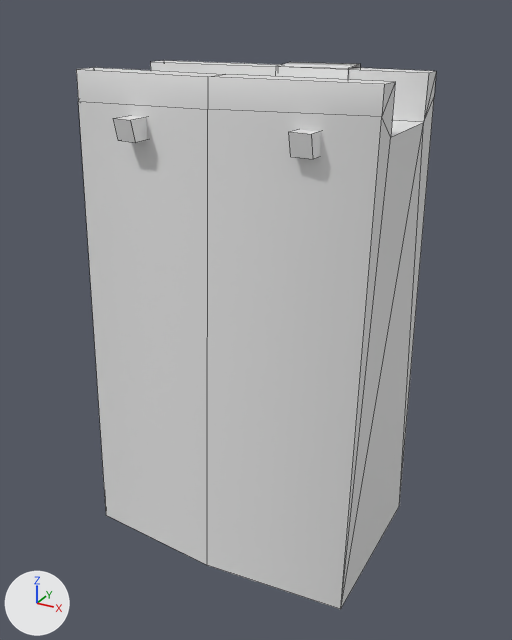
Before and after pictures for a commit that changed the COLLADA model art/meshes/structural/earth_wall_short.dae.
Both versions are drawn from a 50 mm camera at (0.341, -0.614, 0.341) aimed at (0.007, -0.007, 0.038). Lighting does not change. The marker at lower left points along +X, +Y and +Z. Mesh edges are drawn as thin lines. Where no turn or scale is listed for an object, it has been applied to the vertices.
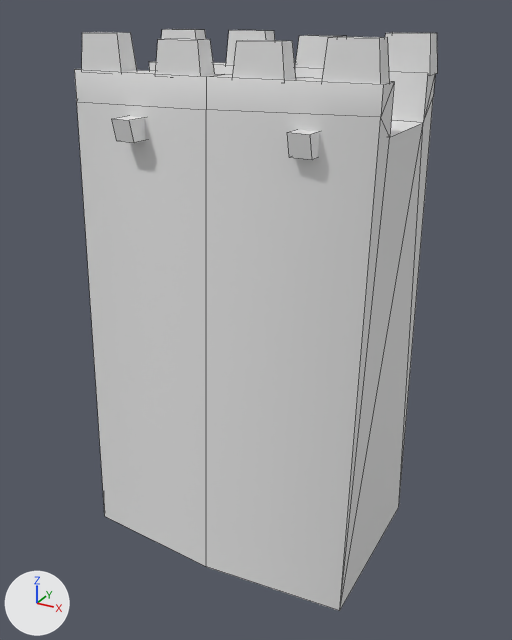
The change, as a diff of the scene's bpy script:
```diff
--- a/art/meshes/structural/earth_wall_short.dae.py
+++ b/art/meshes/structural/earth_wall_short.dae.py
@@ me_cube @@
 # used by ob_cube; location = (0.002, 0.024, 0.037)
-me_cube.from_pydata(...)  # 56 vertices, 50 faces; spans x -0.152..0.152, y -0.132..0.08, z -0.256..0.255
+me_cube.from_pydata(...)  # 120 vertices, 90 faces; spans x -0.152..0.154, y -0.132..0.08, z -0.256..0.284
+# me_cube part 1
+# 4 vertices in x 0.075..0.076, y -0.019..0.059, z 0.125..0.253 move by (-0.058, 0.0, 0.0)
+# 3 vertices in x -0.001..0.0, y -0.005..0.023, z 0.209..0.252 move by (-0.01, 0.0, 0.0)
+# 3 vertices move from x -0.001..0.076, y 0.051..0.063, z 0.09..0.255 to x -0.011..0.018, y 0.053..0.062, z 0.09..0.255
+# 39 vertices are added at x -0.144..0.151, y -0.1..0.052, z 0.25..0.284
+# 8 new vertices lie (0.0, 0.019, 0.0) away from vertices in x -0.141..0.146, y -0.097..0.031, z 0.28..0.284
+# 6 new vertices lie (0.049, 0.0, 0.0) away from vertices in x -0.14..0.101, y -0.099..0.049, z 0.25
+# 6 new vertices lie (0.049, -0.001, 0.0) away from vertices in x -0.144..0.105, y -0.1..0.047, z 0.25
+# 5 new vertices lie (0.0, 0.02, 0.0) away from vertices in x -0.057..0.151, y -0.1..0.028, z 0.28..0.284
+# 40 new faces join them
@@ ob_cube @@
 ob_cube = bpy.data.objects.new('Cube', me_cube)
-ob_cube.location = (0.002, 0.024, 0.037)
+ob_cube.location = (0.002, 0.021, 0.037)
```

Where the change shows, as pixel boxes (x1, y1, x2, y2) in the pictures (512 x 640 px):
'Cube', reshaped, moved (6% taller)
    before: (76, 60, 436, 609)
    after: (74, 29, 438, 611)
part 1 of me_cube, built on
    before: (275, 62, 360, 80)
    after: (82, 29, 438, 84)
